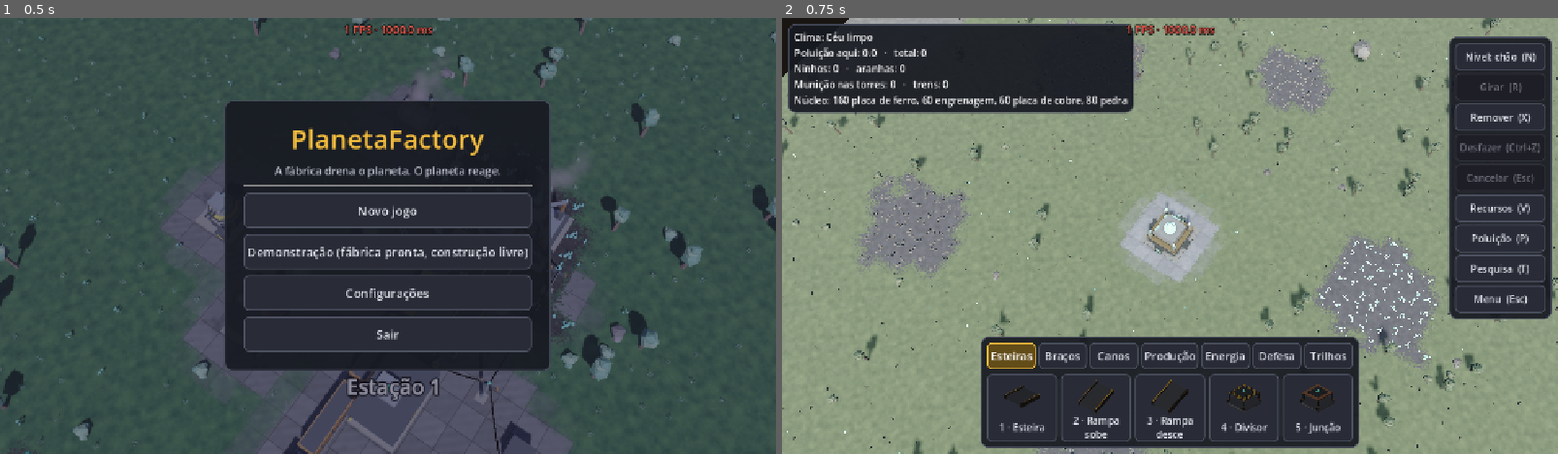
Above: before the commit, frames 1-2 (left to right).
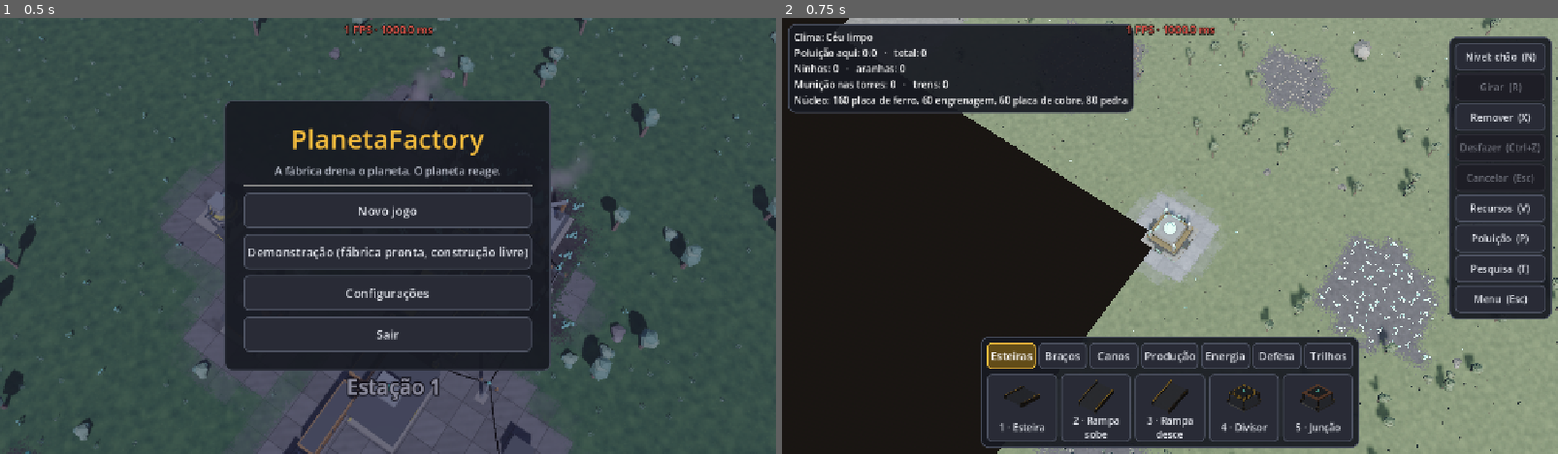
Above: after the commit, the same moments.

Repository: Sapyst/PlanetaFactory
Game: Godot game, scene res://cenas/menu.tscn
Same seed, same stepped clock (60 frames per second), same inputs: the game is played once before the commit and once after it.
Inputs:
- Up to frame 1 (0.5 s): no input
- Up to frame 2 (0.75 s): click "Novo jogo" at 0.5 s

Frame 1 is identical in both runs. In frame 2, 27% of the frame differs, in the area x 0-48%, y 12-100%.

Commit message:
Relevo procedural com encostas naturais (0.4.0)
- GeradorMundo: relevo contínuo (ruído + continente) quantizado em níveis de 1 m; início plano
- Chão: malha indexada 3 vértices/tile; altura pelo relevo contínuo em patamares (encostas em curva, sem
  serrilhado de grade); normais, pedra nas encostas íngremes, sombra no pé do barranco
- Tudo assenta no relevo (Grade.ponto_mundo/centro_mundo somam a altura do tile): estruturas, itens, aranhas,
  fios, fantasma; câmera acerta o chão no relevo
- Construção: área plana e fora de encosta ('desnivel'); esteira não cruza barranco (A* desvia); fábrica não liga
  esteiras de níveis diferentes
- Testes do relevo

Co-Authored-By: Claude Opus 5.5 <noreply@anthropic.com>

Diff:
--- a/jogo/cenas/camera_jogo.gd
+++ b/jogo/cenas/camera_jogo.gd
@@ -100,11 +100,22 @@
 	posicionar()
 
 
-## Ponto do chão (y = 0) sob a posição de tela; Vector3.INF se o raio não bate no chão.
+## Ponto do chão sob a posição de tela (no relevo: acerta o plano do nível do tile em poucas voltas);
+## Vector3.INF se o raio não bate no chão.
 func no_chao(tela: Vector2) -> Vector3:
 	var o := project_ray_origin(tela)
 	var n := project_ray_normal(tela)
 	if absf(n.y) < 1e-4:
 		return Vector3.INF
-	var t := -o.y / n.y
-	return o + n * t if t > 0.0 else Vector3.INF
+	var h := 0.0
+	var p := Vector3.INF
+	for i in 4:
+		var t := (h - o.y) / n.y
+		if t <= 0.0:
+			return Vector3.INF
+		p = o + n * t
+		var h2 := Grade.altura_em(Vector2(p.x, -p.z))
+		if is_equal_approx(h2, h):
+			break
+		h = h2
+	return p
--- a/jogo/cenas/mundo_demo.gd
+++ b/jogo/cenas/mundo_demo.gd
@@ -80,6 +80,7 @@
 	elif modo == "novo":
 		semente = randi() % 1000000
 	gerador = GeradorMundo.new(semente)
+	Grade.gerador = gerador                  # tudo que se desenha passa a assentar no relevo
 	mapa = MapaOcupacao.new(gerador)
 	DesenhoChunk.preparar(gerador)
 	DesenhoChunk.aquecer()
--- a/jogo/construcao/construtor.gd
+++ b/jogo/construcao/construtor.gd
@@ -195,9 +195,14 @@
 	if d_fim >= 0:
 		dirs[-1] = d_fim
 	var out: Array[Dictionary] = []
+	var degrau := false
 	for i in cam.size():
 		var p := _peca_esteira(cam, dirs, i, n, d_ini, d_fim >= 0)
-		out.append(_item_trocavel(p.nome, cam[i], p.rot, n))
+		var it := _item_trocavel(p.nome, cam[i], p.rot, n)
+		degrau = degrau or (i > 0 and mapa.gerador.nivel(cam[i]) != mapa.gerador.nivel(cam[i - 1]))
+		if degrau and it.motivo == "":
+			it.motivo = "desnivel"                       # depois do barranco o traço não continua
+		out.append(it)
 	if n > 0:
 		_planejar_pilares(out, cam, dirs)
 	out.append_array(extra)
@@ -215,8 +220,9 @@
 func rota(a: Vector2i, b: Vector2i) -> Array[Vector2i]:
 	var l := caminho_l(a, b)
 	var ok := true
-	for t in l:
-		if t != a and t != b and not _livre_rota(t, true):
+	for i in l.size():
+		var t := l[i]
+		if (t != a and t != b and not _livre_rota(t, true)) or (i > 0 and mapa.gerador.nivel(t) != mapa.gerador.nivel(l[i - 1])):
 			ok = false
 			break
 	if ok:
@@ -269,6 +275,8 @@
 			var v: Vector2i = t + Grade.DIRECOES[d]
 			if v.x < lo.x or v.y < lo.y or v.x > hi.x or v.y > hi.y:
 				continue
+			if mapa.gerador.nivel(v) != mapa.gerador.nivel(t):
+				continue                                  # barranco: esteira não sobe nem desce sozinha
 			if v != b:
 				if not livre.has(v):
 					livre[v] = _livre_rota(v, false)
--- a/jogo/construcao/mapa_ocupacao.gd
+++ b/jogo/construcao/mapa_ocupacao.gd
@@ -34,7 +34,10 @@
 	var area: Vector2i = registro.area(nome)
 	var precisa: Array = def.get("requer_jazida", [])
 	var achou_jazida := precisa.is_empty()
+	var nivel0 := gerador.nivel(minimo)
 	for t in Grade.tiles_da_area(minimo, area, rot):
+		if gerador.nivel(t) != nivel0 or gerador.em_encosta(t):
+			return "desnivel"
 		if tiles.has(t):
 			return "ocupado"
 		var ter := gerador.terreno(t)
--- a/jogo/dados/menu_construcao.json
+++ b/jogo/dados/menu_construcao.json
@@ -28,6 +28,7 @@
   "agua": "Não dá para construir na água",
   "obstaculo": "Obstáculo no caminho — use Remover para limpar",
   "sem_jazida": "Precisa ficar sobre a jazida certa",
+  "desnivel": "O chão precisa ser plano (há um barranco aqui)",
   "pilar_no_canto": "Um pilar de esteira ocupa o canto",
   "estrutura desconhecida": "Peça desconhecida",
   "inimigo": "Ninho de aranha: só cai com tiro de torre",
--- a/jogo/inimigos/marcha_aranha.gd
+++ b/jogo/inimigos/marcha_aranha.gd
@@ -78,12 +78,11 @@
 		var s := f * f * (3.0 - 2.0 * f)          # suave para pousar sem tranco
 		for i in TRIPODES[_no_ar]:
 			var p := _ini[i].lerp(_alvo[i], s)
-			p.y = sin(f * PI) * ALTURA_PASSO
+			p.y = lerpf(_ini[i].y, _alvo[i].y, s) + sin(f * PI) * ALTURA_PASSO
 			pes[i] = p
 		if _t_passo >= 1.0:
 			for i in TRIPODES[_no_ar]:
 				pes[i] = _alvo[i]
-				pes[i].y = 0.0
 				plantado[i] = true
 			_no_ar = -1
 	if _no_ar < 0:
@@ -120,7 +119,7 @@
 		plantado[i] = false
 		_ini[i] = pes[i]
 		_alvo[i] = casa(i) + velocidade * DURACAO_PASSO * 1.2   # pousa um pouco à frente da casa
-		_alvo[i].y = 0.0
+		_alvo[i].y = Grade.altura_em(Vector2(_alvo[i].x, -_alvo[i].z))      # pé no chão do relevo
 
 
 func pes_no_chao() -> int:
--- a/jogo/mundo/gerador_mundo.gd
+++ b/jogo/mundo/gerador_mundo.gd
@@ -21,6 +21,10 @@
 var _rio := FastNoiseLite.new()
 var _lago := FastNoiseLite.new()
 var _lagoa := FastNoiseLite.new()
+var _relevo := FastNoiseLite.new()
+var relevo_ativo := true            ## falso = mundo todo plano (testes de desempenho com fábricas enormes)
+var _niveis := {}                 ## chunk → PackedByteArray (nível + 8)
+var _trava := Mutex.new()
 var _biomas: Dictionary
 var _nomes_biomas: Array[String] = []
 var distribuicao: Distribuicao
@@ -40,6 +44,7 @@
 	_config(_rio, 5, 0.0045, 2)
 	_config(_lago, 6, 0.018, 2)
 	_config(_lagoa, 7, 0.03, 2)
+	_config(_relevo, 8, 0.0085, 3)
 	distribuicao = Distribuicao.new(self)
 
 
@@ -53,8 +58,12 @@
 
 ## Elevação "continental" −1..1 com o spawn garantido em terra.
 func elevacao(tile: Vector2i) -> float:
-	var e := _continente.get_noise_2d(tile.x, tile.y)
-	var d2 := float(tile.x * tile.x + tile.y * tile.y)
+	return elevacao_em(Vector2(tile))
+
+
+func elevacao_em(p: Vector2) -> float:
+	var e := _continente.get_noise_2d(p.x, p.y)
+	var d2 := p.length_squared()
 	# dois sinos somados: um forte e estreito (spawn sempre em terra) e um largo (continente em volta)
 	return e + 0.9 * exp(-d2 / (2.0 * 60.0 * 60.0)) + 0.3 * exp(-d2 / (2.0 * RAIO_SPAWN_TERRA * RAIO_SPAWN_TERRA * 2.8))
 
@@ -92,6 +101,56 @@
 
 func eh_agua(t: int) -> bool:
 	return t in [Terreno.RIO, Terreno.LAGO, Terreno.LAGOA, Terreno.MAR, Terreno.OCEANO]
+
+
+# ------------------------------------------------------------------ relevo
+## Nível do terreno (−3..3; 1 nível = Grade.ALT_NIVEL m). Ruído de relevo + a elevação continental, quantizado em
+## terraços; plano em volta do início (some suave entre 42 e 95 tiles). Guardado por chunk (seguro entre threads).
+func nivel(tile: Vector2i) -> int:
+	var k := Grade.chunk_de(tile)
+	_trava.lock()
+	var arr: PackedByteArray = _niveis.get(k, PackedByteArray())
+	_trava.unlock()
+	if arr.is_empty():
+		arr = PackedByteArray()
+		arr.resize(Grade.TAM_CHUNK * Grade.TAM_CHUNK)
+		var base := k * Grade.TAM_CHUNK
+		for j in Grade.TAM_CHUNK:
+			for i in Grade.TAM_CHUNK:
+				arr[j * Grade.TAM_CHUNK + i] = nivel_bruto(base + Vector2i(i, j)) + 8
+		_trava.lock()
+		if _niveis.size() > 6000:
+			_niveis.clear()
+		_niveis[k] = arr
+		_trava.unlock()
+	var l := Grade.local_de(tile)
+	return arr[l.y * Grade.TAM_CHUNK + l.x] - 8
+
+
+func nivel_bruto(tile: Vector2i) -> int:
+	return clampi(roundi(relevo_em(Vector2(tile))), -3, 3)
+
+
+## Relevo contínuo (em níveis, sem arredondar) num ponto qualquer: o nível do tile é este valor arredondado no
+## canto do tile; o desenho do chão usa o valor em cada ponto — a encosta segue a curva do ruído, não a grade.
+func relevo_em(p: Vector2) -> float:
+	if not relevo_ativo:
+		return 0.0
+	var r := _relevo.get_noise_2d(p.x, p.y) * 1.5 + (elevacao_em(p) - 0.25) * 0.9
+	return clampf(r * smoothstep(42.0, 95.0, p.length()) * 2.4, -3.49, 3.49)
+
+
+## Tile no meio de uma encosta (o chão desenhado ali não bate com o nível do tile): não aceita construção.
+func em_encosta(tile: Vector2i) -> bool:
+	if not relevo_ativo:
+		return false
+	return absf(patamar(relevo_em(Vector2(tile))) - float(nivel(tile))) > 0.12
+
+
+## Altura desenhada (em níveis) a partir do relevo contínuo: patamar plano e encosta curta onde cruza um meio nível.
+static func patamar(x: float) -> float:
+	var k := floorf(x)
+	return k + smoothstep(0.41, 0.59, x - k)
 
 
 ## (temperatura, umidade) em 0..1, com distorção para bordas de bioma orgânicas.
--- a/jogo/nucleo/grade.gd
+++ b/jogo/nucleo/grade.gd
@@ -4,6 +4,9 @@
 ## Cantos (vértices da grade) usam a coordenada inteira do ponto: o canto (i, j) é o sudoeste do tile (i, j).
 
 const TAM_CHUNK := 32
+const ALT_NIVEL := 1.0       ## metros por nível de relevo (= 2 níveis de esteira elevada)
+## Relevo do mundo atual (o mundo põe aqui). Nulo = mundo plano (testes de lógica pura).
+static var gerador: GeradorMundo = null
 ## Lados: 0 = N, 1 = L (leste), 2 = S, 3 = O. Rotação r = quartos de volta no sentido anti-horário (como no Blender).
 const DIRECOES: Array[Vector2i] = [Vector2i(0, 1), Vector2i(1, 0), Vector2i(0, -1), Vector2i(-1, 0)]
 const LADOS := {"N": 0, "L": 1, "S": 2, "O": 3}
@@ -17,12 +20,26 @@
 	return Vector2i(posmod(tile.x, TAM_CHUNK), posmod(tile.y, TAM_CHUNK))
 
 
+## Nível do relevo no tile (0 = o do início).
+static func nivel_chao(tile: Vector2i) -> int:
+	return 0 if gerador == null else gerador.nivel(tile)
+
+
+static func altura_chao(tile: Vector2i) -> float:
+	return nivel_chao(tile) * ALT_NIVEL
+
+
+static func altura_em(p: Vector2) -> float:
+	return altura_chao(Vector2i(floori(p.x), floori(p.y)))
+
+
+## Posições no mundo já assentadas no relevo: `altura` é acima do chão daquele tile.
 static func centro_mundo(tile: Vector2i, altura := 0.0) -> Vector3:
-	return Vector3(tile.x + 0.5, altura, -(tile.y + 0.5))
+	return Vector3(tile.x + 0.5, altura + altura_chao(tile), -(tile.y + 0.5))
 
 
 static func ponto_mundo(p: Vector2, altura := 0.0) -> Vector3:
-	return Vector3(p.x, altura, -p.y)
+	return Vector3(p.x, altura + altura_em(p), -p.y)
 
 
 static func tile_de_mundo(pos: Vector3) -> Vector2i:
--- a/jogo/render/desenho_chunk.gd
+++ b/jogo/render/desenho_chunk.gd
@@ -1,6 +1,6 @@
 class_name DesenhoChunk
 extends Node3D
-## Desenha um chunk: chão (1 malha, 1 quad por tile) + obstáculos, jazidas e enfeites em MultiMesh
+## Desenha um chunk: chão (1 malha com relevo) + obstáculos, jazidas e enfeites em MultiMesh
 ## (uma chamada de desenho por tipo de modelo por chunk, não importa quantos).
 
 const CAMADAS_AGUA := ["jazida", "piso_fabrica", "praia", "agua_rasa", "agua_funda"]   ## agua_* sempre por último (shader)
@@ -35,6 +35,7 @@
 	_material_chao.set_shader_parameter("primeira_agua", float(_camadas.find("agua_rasa")))
 	_material_chao.set_shader_parameter("camada_piso", float(_camadas.find("piso_fabrica")))
 	_material_chao.set_shader_parameter("camada_jazida", float(_camadas.find("jazida")))
+	_material_chao.set_shader_parameter("camada_rocha", float(_camadas.find("planalto_rochoso")))
 
 
 static func malha(nome: String, vento := 0.0, boiar := 0.0) -> Mesh:
@@ -67,6 +68,13 @@
 		_add(d.grupos, j.tipo, Transform3D(Basis(Vector3.UP, r).scaled(Vector3(esc, 1.0, esc)), Grade.centro_mundo(t) + off))
 		_add(d.tiles, j.tipo, t)
 	for dc in c.decos:
+		var tt := Vector2i(dc.pos.floor())
+		var nv0 := gerador.nivel(tt)
+		var barranco := false
+		for dd in Grade.DIRECOES:
+			barranco = barranco or gerador.nivel(tt + dd) != nv0
+		if barranco:
+			continue                                   # enfeite não fica pendurado na encosta
 		_add(d.grupos, dc.nome, Transform3D(Basis(Vector3.UP, dc.rot), Grade.ponto_mundo(dc.pos, 0.0 if dc.nome != "vitoria_regia" else -0.12)))
 		_add(d.tiles, dc.nome, Vector2i(dc.pos.floor()))
 	# já no formato do MultiMesh (12 floats por instância): a linha principal só entrega o buffer
@@ -251,9 +259,15 @@
 	return _camadas.find("agua_rasa")
 
 
-## Chão: 1 quad por tile (camada em COLOR.r; correnteza do rio em COLOR.gb/a) e um mapinha 34×34 das camadas
-## (chunk + 1 tile de margem) que o shader lê com a posição deformada por ruído — a troca de bioma deixa de ser
-## degrau de tile e vira borda orgânica, sem costura entre chunks.
+const SUB := 3              ## vértices por tile no chão (o relevo precisa de meio tile para a encosta)
+
+
+## Chão do chunk: grade de (32·SUB+1)² vértices compartilhados (malha indexada). Altura de cada vértice:
+##  - o relevo contínuo do gerador em patamares (GeradorMundo.patamar): plano no meio do patamar, encosta onde o
+##    ruído cruza meio nível — acompanha a curva do terreno, nunca a grade (a grade 1×1 só decide em que nível
+##    cada construção fica; no patamar o desenho bate com esse nível);
+##  - água afunda 0,12 m conforme a fração de água em volta (margem inclinada, sem rachar).
+## COLOR = (fração de água, correnteza x, correnteza y, 1 se rio). Normais pelas diferenças (luz nas encostas).
 static func _chao_dados(c: ChunkDados, gerador: GeradorMundo) -> Dictionary:
 	var n := Grade.TAM_CHUNK
 	var base := c.coord * n
@@ -267,62 +281,91 @@
 			else:
 				cam = camada_de(base + Vector2i(i - 1, j - 1), gerador)
 			img.set_pixel(i, j, Color(cam / 255.0, 0, 0))
-	# água dos tiles do chunk + 1 de margem: a altura de cada CANTO sai dos 4 tiles em volta (todos água = fundo,
-	# misto = barranco inclinado) — os quads se emendam sem degrau e a margem desce suave.
-	var molhado := PackedByteArray()
-	molhado.resize((n + 2) * (n + 2))
-	for j in n + 2:
-		for i in n + 2:
-			var tt := base + Vector2i(i - 1, j - 1)
-			var tr: int = c.terreno[(j - 1) * n + (i - 1)] if i >= 1 and j >= 1 and i <= n and j <= n else gerador.terreno(tt)
-			molhado[j * (n + 2) + i] = 1 if gerador.eh_agua(tr) else 0
-	var alturas := PackedFloat32Array()
-	alturas.resize((n + 1) * (n + 1))
-	for j in n + 1:
-		for i in n + 1:
-			var q := molhado[j * (n + 2) + i] + molhado[j * (n + 2) + i + 1] + molhado[(j + 1) * (n + 2) + i] + molhado[(j + 1) * (n + 2) + i + 1]
-			alturas[j * (n + 1) + i] = -0.12 * pow(q / 4.0, 1.5)
+	# níveis e água dos tiles do chunk + 3 de margem (as leituras deslocadas passam da borda)
+	var mg := 3
+	var lado := n + 2 * mg
+	var nv := PackedInt32Array()
+	nv.resize(lado * lado)
+	var ag := PackedFloat32Array()
+	ag.resize(lado * lado)
+	var rio := {}
+	for j in lado:
+		for i in lado:
+			var t := base + Vector2i(i - mg, j - mg)
+			nv[j * lado + i] = gerador.nivel(t)
+			var dentro := i >= mg and j >= mg and i < n + mg and j < n + mg
+			var ter: int = c.terreno[(j - mg) * n + (i - mg)] if dentro else gerador.terreno(t)
+			ag[j * lado + i] = 1.0 if gerador.eh_agua(ter) else 0.0
+			if ter == GeradorMundo.Terreno.RIO:
+				rio[t] = true
+	var v := n * SUB + 1
+	var alt := PackedFloat32Array()            # (v + 2)²: uma volta a mais para as normais
+	alt.resize((v + 2) * (v + 2))
+	var agua_v := PackedFloat32Array()
+	agua_v.resize((v + 2) * (v + 2))
+	for vj in v + 2:
+		for vi in v + 2:
+			var g := Vector2(base) + Vector2(vi - 1, vj - 1) / float(SUB)
+			# relevo contínuo no ponto (o tile (i, j) usa o valor do seu canto, por isso −0,5): encosta em curva
+			var h := GeradorMundo.patamar(gerador.relevo_em(g - Vector2(0.5, 0.5)))
+			var q := g - Vector2(0.5, 0.5) - Vector2(base) + Vector2(mg, mg)
+			var i0 := clampi(floori(q.x), 0, lado - 2)
+			var j0 := clampi(floori(q.y), 0, lado - 2)
+			var f := Vector2(clampf(q.x - i0, 0.0, 1.0), clampf(q.y - j0, 0.0, 1.0))
+			f = f * f * (Vector2(3, 3) - 2.0 * f)
+			var a4 := [ag[j0 * lado + i0], ag[j0 * lado + i0 + 1], ag[(j0 + 1) * lado + i0], ag[(j0 + 1) * lado + i0 + 1]]
+			var wa := lerpf(lerpf(a4[0], a4[1], f.x), lerpf(a4[2], a4[3], f.x), f.y)
+			agua_v[vj * (v + 2) + vi] = wa
+			alt[vj * (v + 2) + vi] = h * Grade.ALT_NIVEL - 0.12 * pow(wa, 1.5)
 	var verts := PackedVector3Array()
+	var normais := PackedVector3Array()
 	var cores := PackedColorArray()
-	verts.resize(n * n * 6)
-	cores.resize(n * n * 6)
+	var oclusao := PackedVector2Array()
+	oclusao.resize(v * v)
+	verts.resize(v * v)
+	normais.resize(v * v)
+	cores.resize(v * v)
+	var passo := 1.0 / SUB
+	for vj in v:
+		for vi in v:
+			var k := (vj + 1) * (v + 2) + (vi + 1)
+			var g := Vector2(base) + Vector2(vi, vj) * passo
+			verts[vj * v + vi] = Vector3(g.x, alt[k], -g.y)
+			var dx := (alt[k + 1] - alt[k - 1]) / (2.0 * passo)
+			var dy := (alt[k + (v + 2)] - alt[k - (v + 2)]) / (2.0 * passo)
+			normais[vj * v + vi] = Vector3(-dx, 1.0, dy).normalized()
+			# pé de barranco escurece: quanto o terreno em volta (até ~1 tile) é mais alto que aqui
+			var oc := 0.0
+			for o in [Vector2i(2, 0), Vector2i(-2, 0), Vector2i(0, 2), Vector2i(0, -2), Vector2i(1, 1), Vector2i(-1, 1), Vector2i(1, -1), Vector2i(-1, -1)]:
+				var xi := clampi(vi + 1 + o.x, 0, v + 1)
+				var yj := clampi(vj + 1 + o.y, 0, v + 1)
+				oc += maxf(0.0, alt[yj * (v + 2) + xi] - alt[k])
+			oclusao[vj * v + vi] = Vector2(clampf(oc * 0.22, 0.0, 1.0), 0.0)
+			var t := Vector2i(floori(g.x - 0.001 if vi == v - 1 else g.x), floori(g.y - 0.001 if vj == v - 1 else g.y))
+			var fl := gerador.direcao_rio(t) if rio.has(t) else Vector2.ZERO
+			cores[vj * v + vi] = Color(agua_v[k], 0.5 + 0.5 * fl.x, 0.5 + 0.5 * fl.y, 1.0 if rio.has(t) else 0.0)
+	var idx := PackedInt32Array()
+	idx.resize((v - 1) * (v - 1) * 6)
 	var w := 0
-	for j in n:
-		for i in n:
-			var k := j * n + i
-			var ter := c.terreno[k]
-			var t := base + Vector2i(i, j)
-			var camada := _camada_local(c, k, t)
-			var fluxo := Vector2.ZERO
-			if ter == GeradorMundo.Terreno.RIO:
-				fluxo = gerador.direcao_rio(t)
-			var cor := Color(camada / 255.0, 0.5 + 0.5 * fluxo.x, 0.5 + 0.5 * fluxo.y, 1.0 if ter == GeradorMundo.Terreno.RIO else 0.0)
-			var x := float(t.x)
-			var y := float(t.y)
-			var h0 := alturas[j * (n + 1) + i]
-			var h1 := alturas[j * (n + 1) + i + 1]
-			var h2 := alturas[(j + 1) * (n + 1) + i + 1]
-			var h3 := alturas[(j + 1) * (n + 1) + i]
-			var v := [Vector3(x, h0, -y), Vector3(x + 1, h1, -y), Vector3(x + 1, h2, -y - 1), Vector3(x, h3, -y - 1)]
-			for idx in [0, 2, 1, 0, 3, 2]:
-				verts[w] = v[idx]
-				cores[w] = cor
+	for vj in v - 1:
+		for vi in v - 1:
+			var a := vj * v + vi
+			for o in [a, a + v + 1, a + 1, a, a + v, a + v + 1]:
+				idx[w] = o
 				w += 1
-	var normais := PackedVector3Array()
-	normais.resize(verts.size())
-	normais.fill(Vector3.UP)
-	return {"verts": verts, "cores": cores, "normais": normais, "img": img, "origem": Vector2(base - Vector2i.ONE)}
-
-
-## Chão: 1 quad por tile (camada em COLOR.r; correnteza do rio em COLOR.gb/a) e um mapinha 34×34 das camadas
-## (chunk + 1 tile de margem) que o shader lê com a posição deformada por ruído — a troca de bioma deixa de ser
-## degrau de tile e vira borda orgânica, sem costura entre chunks.
+	return {"verts": verts, "cores": cores, "normais": normais, "uv": oclusao, "indices": idx, "img": img, "origem": Vector2(base - Vector2i.ONE)}
+
+
+## Chão: malha indexada com relevo + um mapinha 34×34 das camadas (chunk + 1 tile de margem) que o shader lê com a
+## posição deformada por ruído — troca de bioma e margem de água viram borda orgânica, sem costura entre chunks.
 func _montar_chao(d: Dictionary) -> void:
 	var arr := []
 	arr.resize(Mesh.ARRAY_MAX)
 	arr[Mesh.ARRAY_VERTEX] = d.verts
 	arr[Mesh.ARRAY_NORMAL] = d.normais
 	arr[Mesh.ARRAY_COLOR] = d.cores
+	arr[Mesh.ARRAY_INDEX] = d.indices
+	arr[Mesh.ARRAY_TEX_UV] = d.uv
 	var am := ArrayMesh.new()
 	am.add_surface_from_arrays(Mesh.PRIMITIVE_TRIANGLES, arr)
 	var mi := MeshInstance3D.new()
--- a/jogo/render/shaders/terreno.gdshader
+++ b/jogo/render/shaders/terreno.gdshader
@@ -18,18 +18,21 @@
 uniform float camada_jazida = 7.0;  // zona de minério nunca vira piso
 uniform float primeira_agua = 8.0;
 uniform float escala = 0.25;
+uniform float camada_rocha = 3.0;   // barranco (encosta íngreme) mostra pedra
 #include "res://render/shaders/clima.gdshaderinc"
 
-varying flat float camada;
-varying flat vec3 fluxo;           // xy = direção da correnteza (grade), z = 1 se rio
+varying vec3 fluxo;                // xy = direção da correnteza (grade), z = 1 se rio
 varying vec3 mundo;
+varying vec3 normal_mundo;
+varying float oclusao;            // pé de barranco (UV.x da malha)
 
 void vertex() {
-	camada = floor(COLOR.r * 255.0 + 0.5);
 	fluxo = vec3(COLOR.g * 2.0 - 1.0, COLOR.b * 2.0 - 1.0, COLOR.a);
 	mundo = (MODEL_MATRIX * vec4(VERTEX, 1.0)).xyz;
-	// onda só onde a malha é funda (depende só da posição: cantos compartilhados mexem igual, sem rachar)
-	VERTEX.y += sin(TIME * 0.9 + mundo.x * 0.7 + mundo.z * 0.5) * 0.02 * clamp(-VERTEX.y / 0.12, 0.0, 1.0);
+	normal_mundo = normalize((MODEL_MATRIX * vec4(NORMAL, 0.0)).xyz);
+	oclusao = UV.x;
+	// onda só onde há água (COLOR.r = fração de água no vértice; cantos compartilhados mexem igual)
+	VERTEX.y += sin(TIME * 0.9 + mundo.x * 0.7 + mundo.z * 0.5) * 0.02 * COLOR.r;
 }
 
 float fabrica_em(vec2 grade) {
@@ -76,6 +79,7 @@
 
 void fragment() {
 	vec2 grade = vec2(mundo.x, -mundo.z);
+	float camada = camada_em(grade);
 	vec2 uv = mundo.xz * escala;
 	float d = texture(detalhe, mundo.xz * 0.031).r;
 	vec2 w1 = vec2(texture(detalhe, grade * 0.06).r, texture(detalhe, grade * 0.06 + vec2(0.37, 0.71)).r) - 0.5;
@@ -122,6 +126,14 @@
 		// espuma rala bem na linha da margem
 		c_agua = mix(c_agua, vec3(0.62, 0.66, 0.66), smoothstep(0.62, 0.5, wf) * 0.35 * smoothstep(0.4, 0.7, onda));
 	}
+	// barranco: onde a encosta é íngreme aparece a pedra (com faixas horizontais de estrato)
+	float ingreme = 1.0 - smoothstep(0.55, 0.85, normal_mundo.y);
+	if (ingreme > 0.0) {
+		vec3 rocha = texture(texturas, vec3(vec2(mundo.x + mundo.z, mundo.y * 2.0) * 0.3, camada_rocha)).rgb;
+		rocha *= 0.78 + 0.22 * sin(mundo.y * 9.0 + d * 3.0);
+		c_terra = mix(c_terra, rocha * 0.85, ingreme);
+	}
+	c_terra *= 1.0 - 0.45 * oclusao;
 	vec3 c = mix(c_terra, c_agua, agua);
 	c *= 0.88 + 0.24 * d;
 	float poca = 0.0;
--- a/jogo/simulacao/desenho_itens.gd
+++ b/jogo/simulacao/desenho_itens.gd
@@ -64,7 +64,7 @@
 					tipos.append(item)
 				tipo.append(indice[item])
 				pos.append(p.x)
-				pos.append(0.16 + lerpf(nv.x, nv.y, f) * 0.5)
+				pos.append(0.16 + lerpf(nv.x, nv.y, f) * 0.5 + Grade.altura_chao(t))
 				pos.append(-p.y)
 		for id in fabrica.bracos:
 			var b: Braco = fabrica.bracos[id]
@@ -80,7 +80,7 @@
 				tipos.append(b.segurando)
 			tipo.append(indice[b.segurando])
 			pos.append(p.x)
-			pos.append(0.55 + 0.25 * sin(a * PI))
+			pos.append(0.55 + 0.25 * sin(a * PI) + Grade.altura_chao(e.minimo))
 			pos.append(-p.y)
 	# 2ª passada: um buffer por tipo
 	for item in _mm:
--- a/jogo/simulacao/fabrica.gd
+++ b/jogo/simulacao/fabrica.gd
@@ -97,7 +97,7 @@
 			return Vector3i(0, 0, -1)
 		var t: Vector2i = no.tile + Grade.DIRECOES[no.sai]
 		var n := Vector3i(t.x, t.y, no.n_out)
-		if cinta.has(n) and cinta[n].entra == no.sai:
+		if cinta.has(n) and cinta[n].entra == no.sai and mapa.gerador.nivel(t) == mapa.gerador.nivel(no.tile):
 			return n
 		return Vector3i(0, 0, -1)
 	var tem_antes := {}
--- a/jogo/testes/test_mundo.gd
+++ b/jogo/testes/test_mundo.gd
@@ -88,3 +88,33 @@
 	var ms := (Time.get_ticks_usec() - t0) / 4000.0
 	print("      gerar_chunk: %.1f ms" % ms)
 	verificar(ms < 400.0, "chunk gerado em menos de 400 ms (veio %.1f)" % ms)
+
+
+func test_relevo() -> void:
+	var g := GeradorMundo.new(1337)
+	for x in range(-35, 36, 5):
+		for y in range(-35, 36, 5):
+			igual(g.nivel(Vector2i(x, y)), 0, "início plano (%d, %d)" % [x, y])
+	var vistos := {}
+	var saltos := 0
+	for x in range(-300, 300, 3):
+		for y in range(-300, 300, 3):
+			var t := Vector2i(x, y)
+			var nv := g.nivel(t)
+			vistos[nv] = true
+			verificar(nv >= -3 and nv <= 3, "nível dentro da faixa")
+			if absi(g.nivel(t + Vector2i(1, 0)) - nv) > 1:
+				saltos += 1
+	verificar(vistos.size() >= 4, "relevo com vários níveis (%s)" % [vistos.keys()])
+	verificar(saltos < 40, "barrancos de no máximo 1 nível na maior parte (%d saltos de 2+)" % saltos)
+	igual(g.nivel(Vector2i(120, -77)), g.nivel_bruto(Vector2i(120, -77)), "cache por chunk = cálculo direto")
+	var m := MapaOcupacao.new(g)
+	# acha um barranco e confere que máquina 2×2 em cima dele é recusada
+	for x in range(60, 300):
+		var t := Vector2i(x, 0)
+		if g.nivel(t) != g.nivel(t + Vector2i(1, 0)) and not g.eh_agua(g.terreno(t)) and not g.eh_agua(g.terreno(t + Vector2i(1, 0))):
+			for y in [0, -1]:
+				m.limpar_obstaculo(t + Vector2i(0, y))
+				m.limpar_obstaculo(t + Vector2i(1, y))
+			igual(m.motivo_bloqueio("fornalha", t + Vector2i(0, -1), 0), "desnivel", "fornalha sobre barranco")
+			break
--- a/jogo/testes/test_zdesempenho.gd
+++ b/jogo/testes/test_zdesempenho.gd
@@ -7,7 +7,9 @@
 
 
 func test_fabrica_grande() -> void:
-	var m := MapaOcupacao.new(GeradorMundo.new(1337))
+	var g := GeradorMundo.new(1337)
+	g.relevo_ativo = false                  # a fábrica de teste é maior que a área plana do início
+	var m := MapaOcupacao.new(g)
 	var c := Construtor.new(m)
 	for x in range(-10, LINHAS * 2 + 10):
 		for y in range(-12, COMPRIMENTO + 12):
Not shown, changed: jogo/export_presets.cfg
